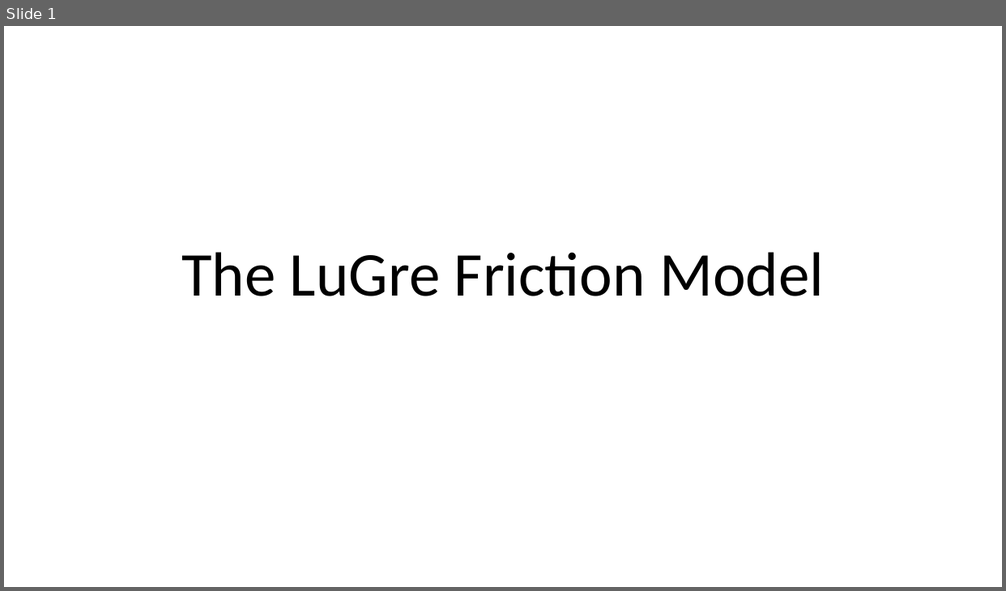
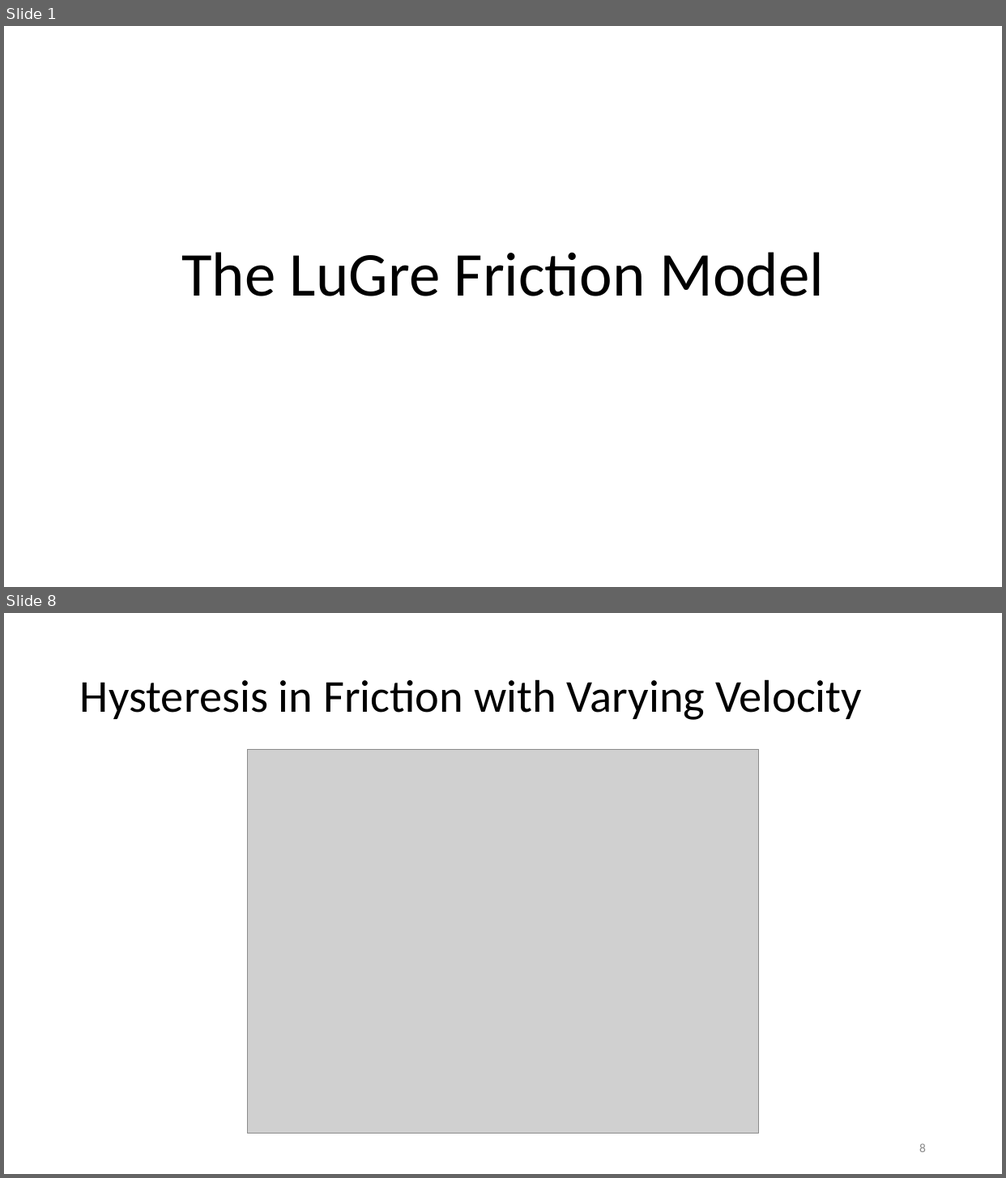
Before and after one commit to auralius/LuGre, a slide deck: The LuGre Friction Model.pptx. Shown one above the other, each under a label of ours: slide 1 before the commit, slides 1 and 8 after it; the slides between them are not shown. The pictures are 1006x591 and 1006x1178 pixels, drawn with LibreOffice and Linux fonts; fonts in the diff are those of the drawing; grey boxes stand for pictures. Boxes give left, top, right and bottom in pixels: in the first picture for what was removed or moved away, otherwise in the second. Text is boxed around its words. In the diff, an @@ line names an element or a change of style, - is before the commit and + after.

```diff
--- a/The LuGre Friction Model.pptx
+++ b/The LuGre Friction Model.pptx
@@ slide 8 added at [4, 613, 1002, 1174], background #FFFFFF @@
@@ title added at [80, 679, 862, 720], 44 pt, text #000000 @@
+Hysteresis in Friction with Varying Velocity
@@ picture added at [247, 749, 760, 1133] @@
@@ page number added at [919, 1144, 926, 1152], 12 pt, text #8C8C8C @@
+8
```
Also in this commit, not shown: 4 slides changed, 6 other slides added, 2 slides removed.
